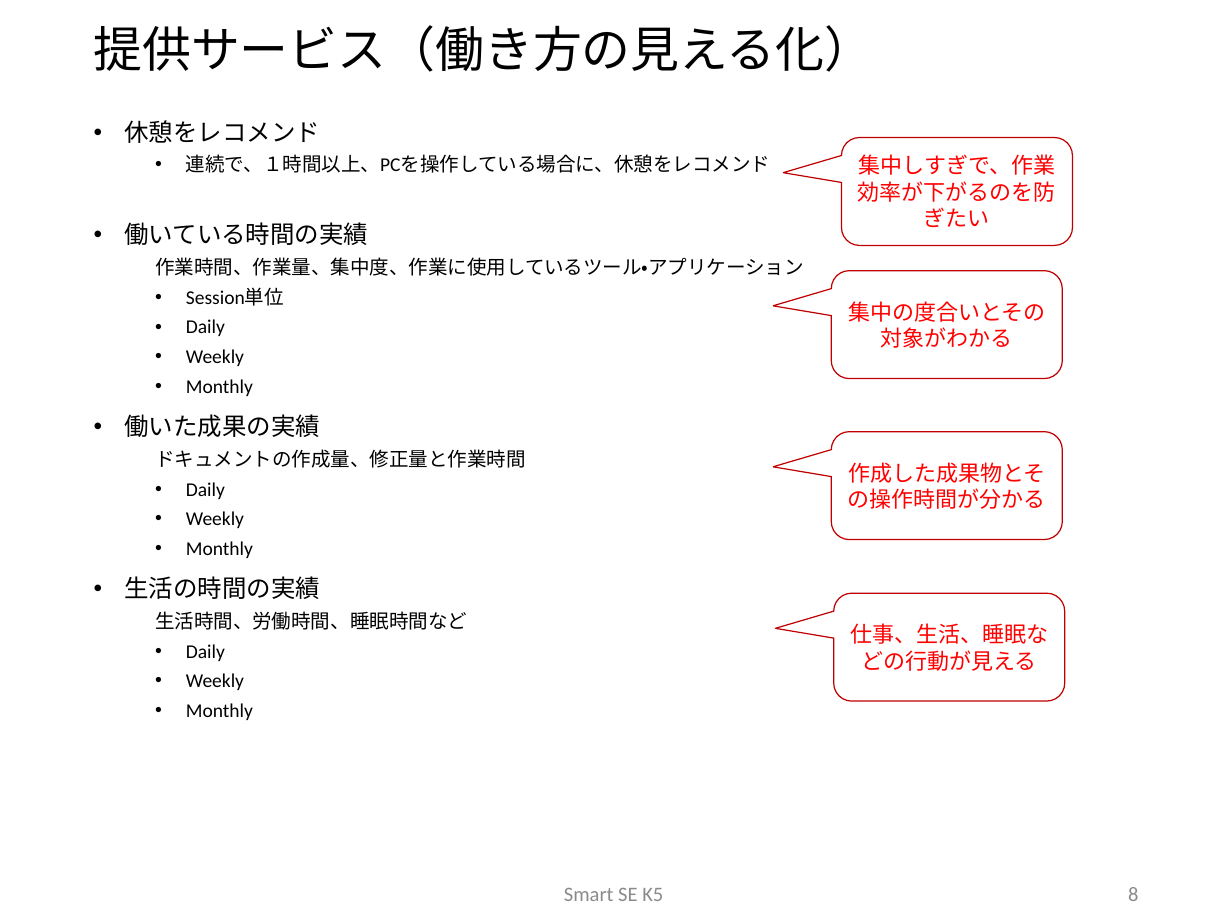
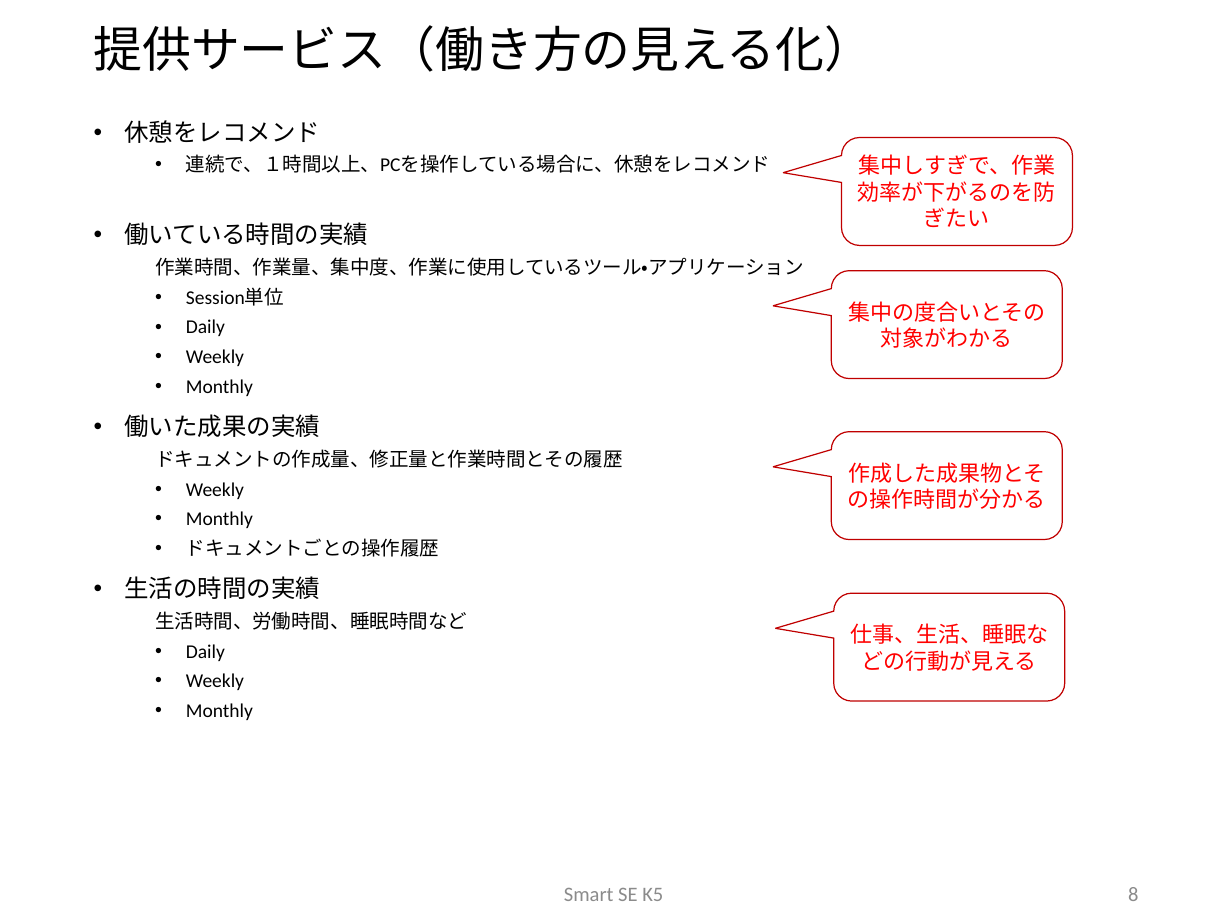
Before and after one commit to sakai-memoru/smartse19, a slide deck: slide 8 of _project_docs/SSE19_CD_PROP.pptx. Drawn at 1232x924 pixels with LibreOffice and Linux fonts; fonts in the diff are those of the drawing; background and template pictures are left out. Boxes give left, top, right and bottom in pixels: in the first picture for what was removed or moved away, otherwise in the second. Text is boxed around its words. In the diff, an @@ line names an element or a change of style, - is before the commit and + after.

```diff
--- a/_project_docs/SSE19_CD_PROP.pptx
+++ b/_project_docs/SSE19_CD_PROP.pptx
@@ text at (155,449,623,468): text changed @@
-  ドキュメントの作成量、修正量と作業時間
-  • Daily
+  ドキュメントの作成量、修正量と作業時間とその履歴
@@ text at (186,538,439,557): paragraph added @@
+  • ドキュメントごとの操作履歴
```
Also in this commit, not shown: 10 other slides changed, 2 slides added, 8 other files.
